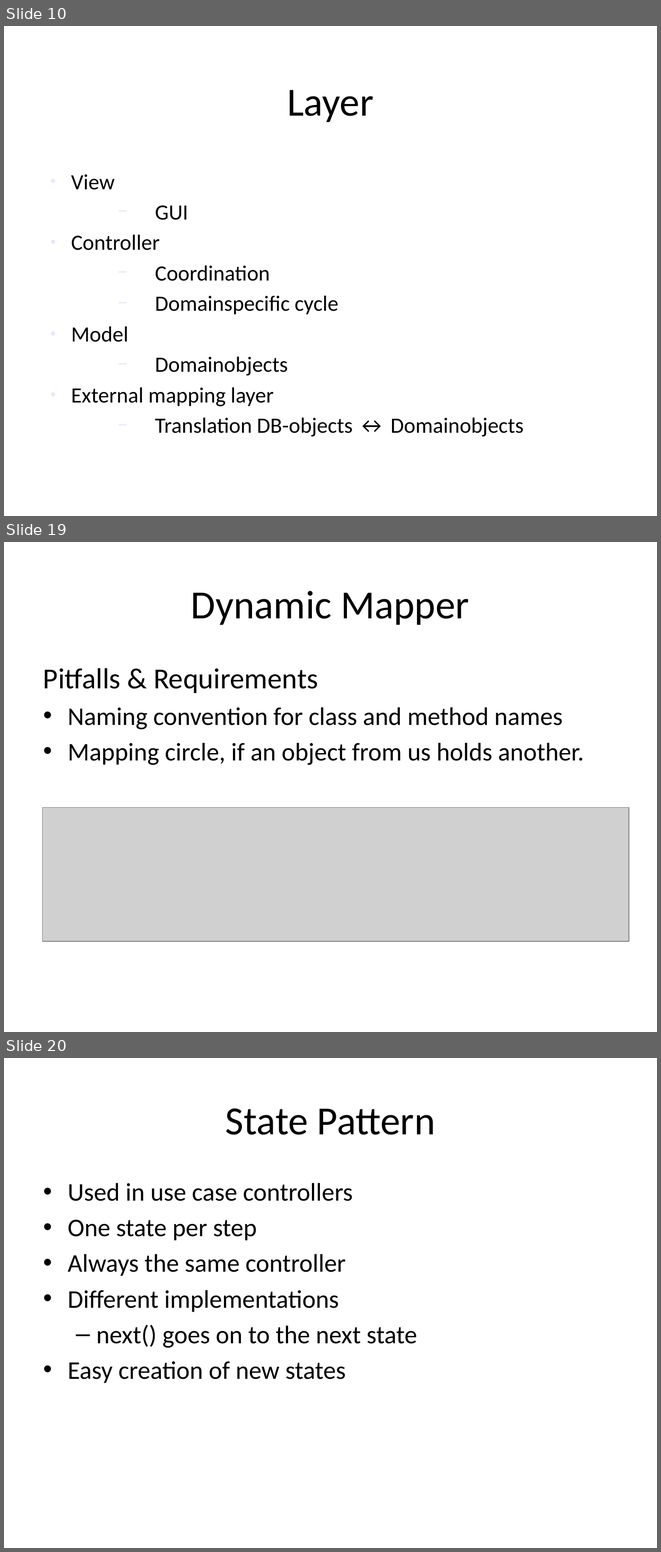
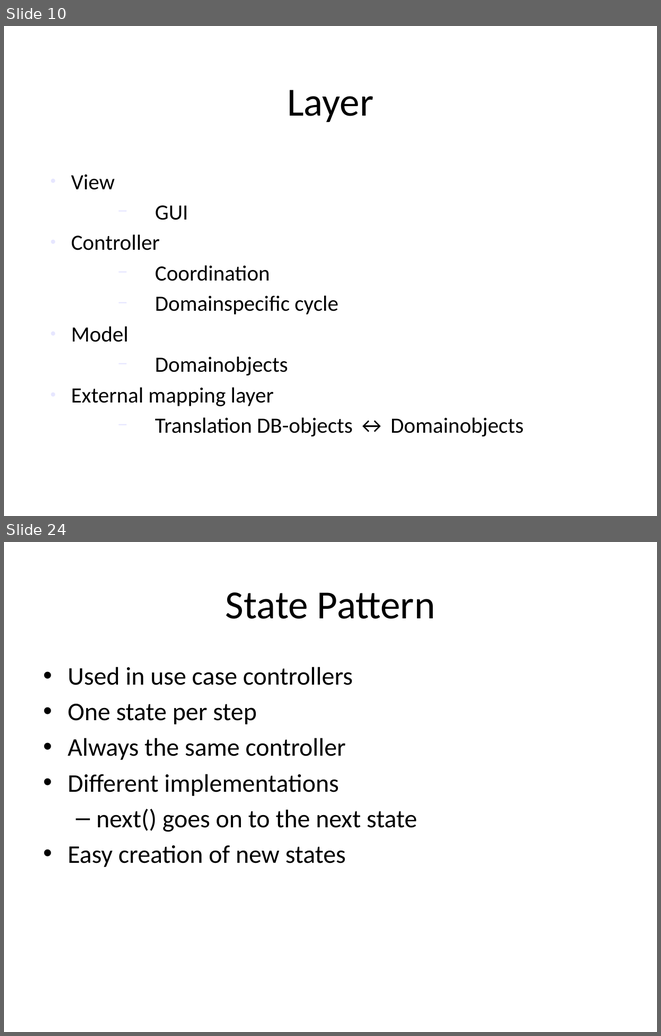
Before and after one commit to markusmo/HotelSoftware, a slide deck: Documentation/Praesentation/PresentationRoomanizer.pptx. Shown one above the other, each under a label of ours: slides 10, 19 and 20 before the commit, slides 10 and 24 after it; the slides between them are not shown. The pictures are 661x1552 and 661x1036 pixels, drawn with LibreOffice and Linux fonts; fonts in the diff are those of the drawing; grey boxes stand for pictures. Boxes give left, top, right and bottom in pixels: in the first picture for what was removed or moved away, otherwise in the second. Text is boxed around its words. In the diff, an @@ line names an element or a change of style, - is before the commit and + after.

```diff
--- a/Documentation/Praesentation/PresentationRoomanizer.pptx
+++ b/Documentation/Praesentation/PresentationRoomanizer.pptx
@@ slide 19 removed at bbox=[4, 542, 657, 1032], background #FFFFFF @@
@@ title removed at bbox=[191, 591, 469, 625] @@
-Dynamic Mapper
@@ text removed at bbox=[43, 668, 584, 765] @@
-Pitfalls & Requirements
-• Naming convention for class and method names
-• Mapping circle, if an object from us holds another.
@@ picture removed at bbox=[43, 807, 629, 941] @@
@@ what was slide 20 is now slide 24 @@
```
Also in this commit, not shown: 9 slides changed, 7 slides added, 2 other slides removed, 15 other files.
